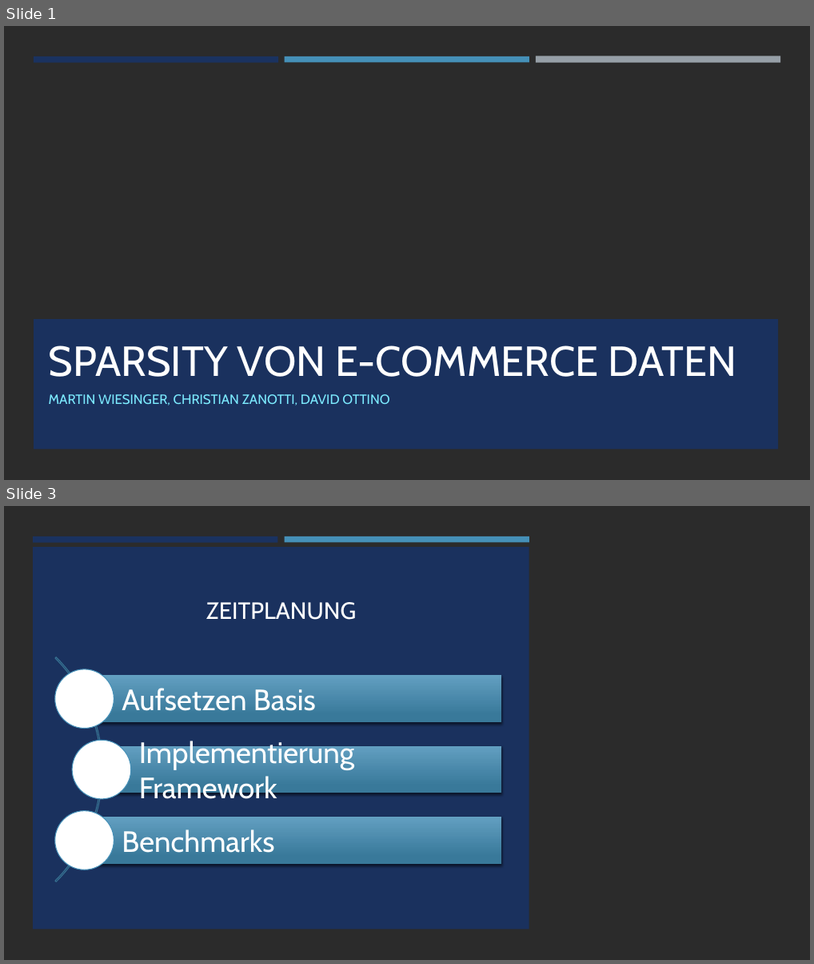
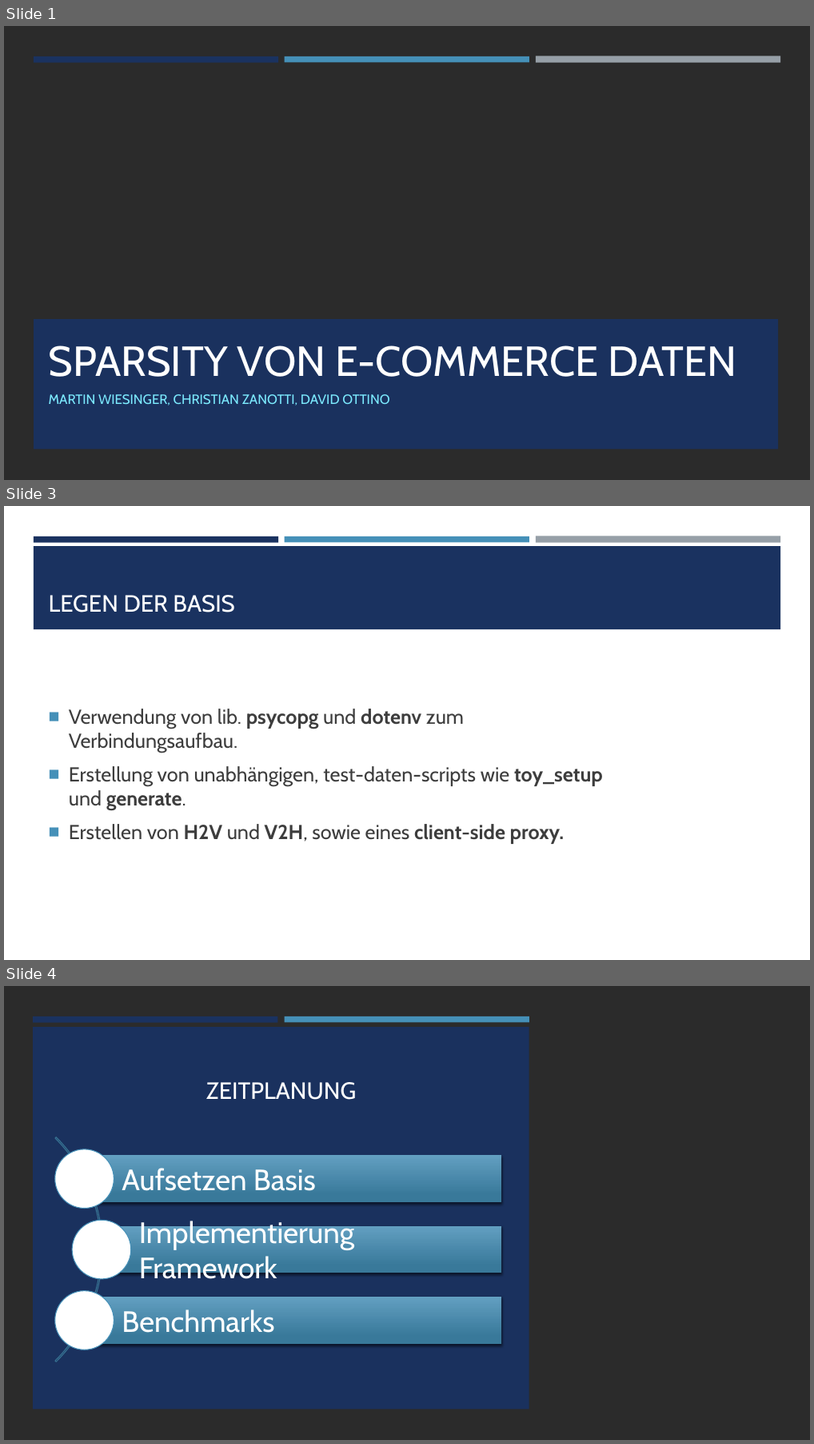
Before and after one commit to DavidOttino/Datenmanagement-jenseits-von-Relationen, a slide deck: projektaufgabe_1/Abschlusspraesentation_proj1.pptx. Shown one above the other, each under a label of ours: slides 1 and 3 before the commit, slides 1, 3 and 4 after it; the slides between them are not shown. The pictures are 814x964 and 814x1444 pixels, drawn with LibreOffice and Linux fonts; fonts in the diff are those of the drawing; background and template pictures are left out; a plain dark background stands for a picture behind light text. Boxes give left, top, right and bottom in pixels: in the first picture for what was removed or moved away, otherwise in the second. Text is boxed around its words. In the diff, an @@ line names an element or a change of style, - is before the commit and + after.

```diff
--- a/projektaufgabe_1/Abschlusspraesentation_proj1.pptx
+++ b/projektaufgabe_1/Abschlusspraesentation_proj1.pptx
@@ slide 3 added at box(4, 506, 810, 960), background #FFFFFF @@
@@ rectangle added at box(34, 536, 278, 542), fill #1A3260 @@
@@ rectangle added at box(34, 546, 782, 629), fill #1A3260 @@
@@ rectangle added at box(285, 536, 530, 542), fill #4590B8 @@
@@ rectangle added at box(536, 536, 781, 543), fill #969FA7 @@
@@ title added at box(49, 595, 234, 612), 28 pt, text #FFFFFF @@
+LEGEN DER BASIS
@@ text added at box(69, 708, 603, 844), 24 pt, text #3D3D3D @@
+■ Verwendung von lib. psycopg und dotenv zum Verbindungsaufbau.
+■ Erstellung von unabhängigen, test-daten-scripts wie toy_setup und generate.
+■ Erstellen von H2V und V2H, sowie eines client-side proxy.
@@ what was slide 3 is now slide 4 @@
```
Also in this commit, not shown: 3 other slides added, 1 slide removed.
